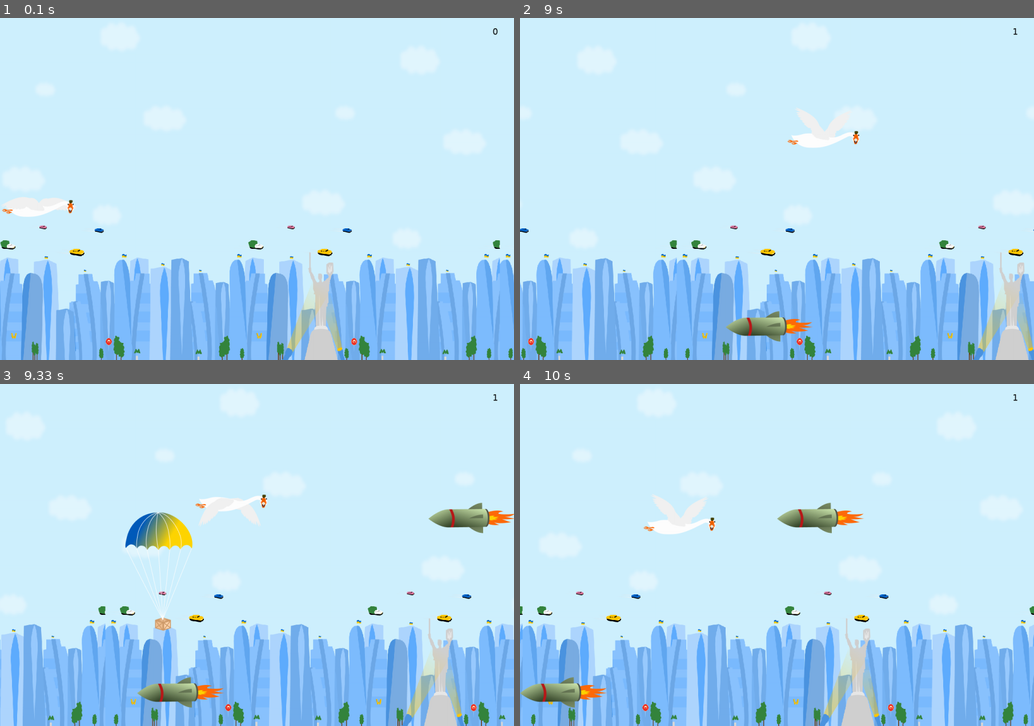
Above: before the commit, frames 1-4 (two rows, left to right).
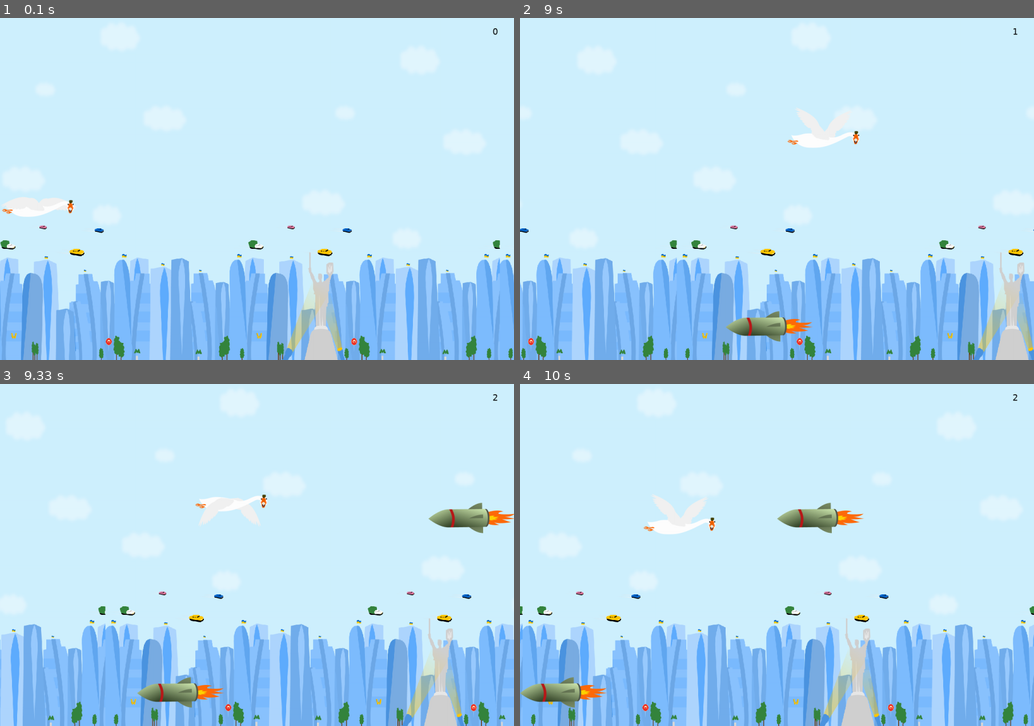
Above: after the commit, the same moments.

Repository: FlameFlashy/py_game
Game: pygame game, started from main.py
Two runs of this game, one before a commit and one after it. Both use one fixed random seed, a clock stepped at 60 frames per second and the inputs below.
Inputs:
- Up to frame 1 (0.1 s): no input
- Up to frame 2 (9 s): hold Right 0.33-0.8 s; hold Up 0.83-1.13 s; hold Right 1.17-1.63 s; hold Left 1.67-2.2 s; hold Down 2.23-2.53 s; hold Left 2.57-2.97 s; hold Up 3-3.37 s; hold Right 3.4-4.03 s; hold Down 4.07-4.43 s; hold Left 4.47-4.93 s; hold Up 5.47-5.77 s; hold Right 5.8-6.27 s; hold Left 6.3-6.83 s; hold Down 6.87-7.17 s; hold Left 7.2-7.6 s; hold Up 7.63-8 s; hold Right 8.03-8.67 s; hold Down from 8.7 s (still down)
- Up to frame 3 (9.33 s): release Down at 9.07 s; hold Left from 9.1 s (still down)
- Up to frame 4 (10 s): release Left at 9.57 s

Frames 1-2 are identical in both runs. In frame 3, 1.3% of the frame differs, in the area x 24-97%, y 3-73%; in frame 4, less than 0.1%.

Commit message:
minor fix

Diff:
--- a/main.py
+++ b/main.py
@@ -35,8 +35,8 @@
 player_move_left = [-6, 0]
 
 def create_enemy():
-    enemy_size= (40, 30)
     enemy = pygame.image.load('enemy.png').convert_alpha()
+    enemy_size = enemy.get_size()
     enemy_rect = pygame.Rect(WIDTH, random.randint(100, HEIGHT-100), *enemy_size)
     enemy_move = [random.randint(-8, -4), 0]
     return [enemy, enemy_rect, enemy_move]
@@ -46,8 +46,8 @@
 enemies = []
 
 def create_bonus():
-    bonus_size= (50, 200)
     bonus = pygame.image.load('bonus.png').convert_alpha()
+    bonus_size= bonus.get_size()
     bonus_rect = pygame.Rect(random.randint(100, WIDTH-100), 0, *bonus_size)
     bonus_move = [0, random.randint(4, 8)]
     return [bonus, bonus_rect, bonus_move]
